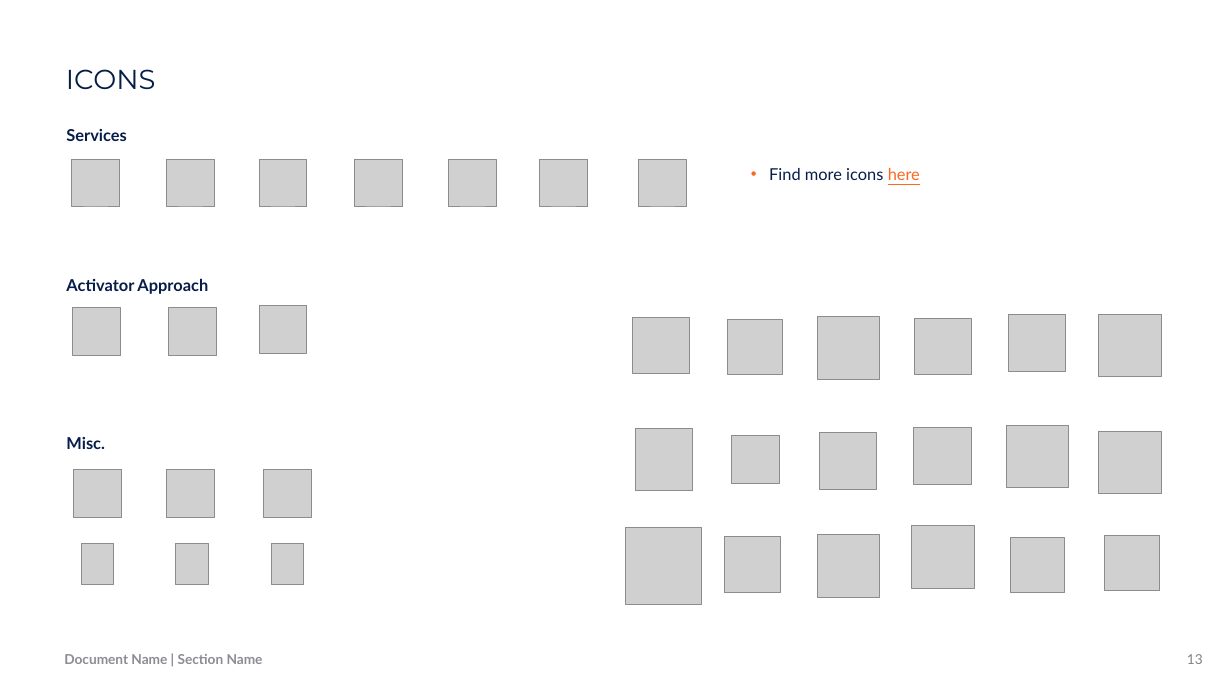
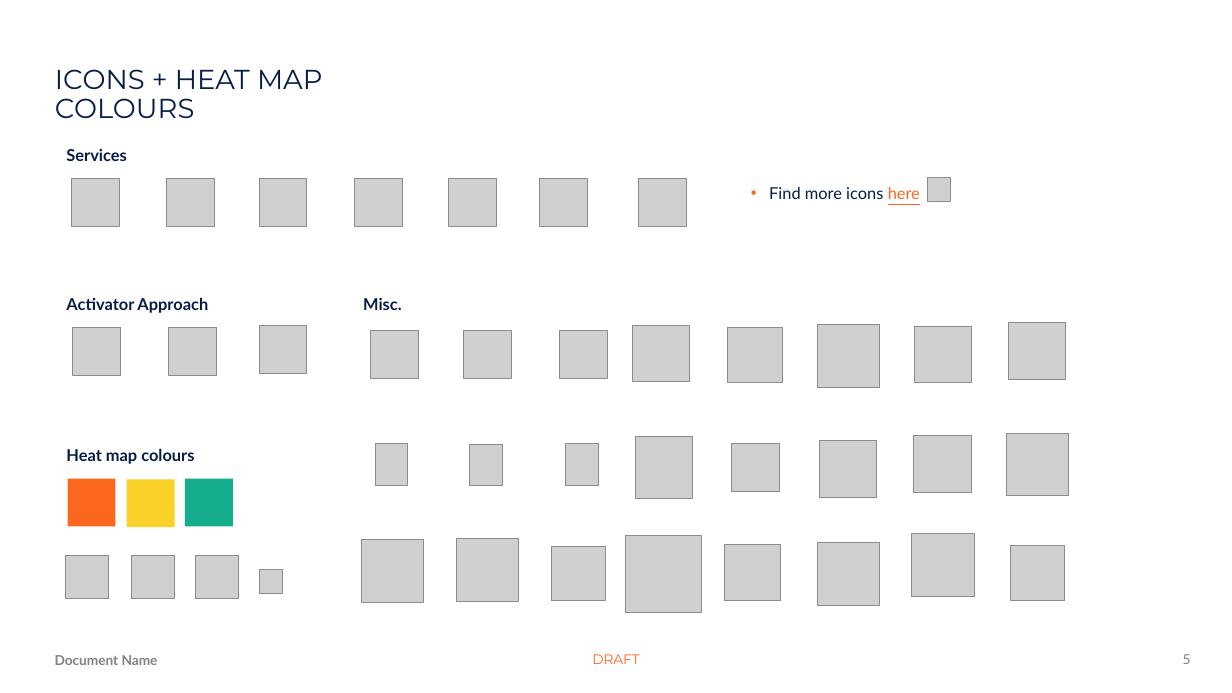
Before and after one commit to Jamison413/kevmaitland-PoshAnt, a slide deck: slide 5 of Intune-WinApp/OfficeThemes/Blank.potx (slide 13 before the commit). Drawn at 1232x693 pixels with LibreOffice and Linux fonts; fonts in the diff are those of the drawing; grey boxes stand for pictures; background and template pictures are left out. Boxes give left, top, right and bottom in pixels: in the first picture for what was removed or moved away, otherwise in the second. Text is boxed around its words. In the diff, an @@ line names an element or a change of style, - is before the commit and + after.

```diff
--- a/Intune-WinApp/OfficeThemes/Blank.potx
+++ b/Intune-WinApp/OfficeThemes/Blank.potx
@@ text at (55,69,323,118): text changed; text colour #061D48 to #061C49 @@
-ICONS
+ICONS + HEAT MAP COLOURS
@@ picture added at (927,177,951,201) @@
@@ 10 pictures, 3 texts: place and size @@
-10 pictures, 3 texts at (66,129,920,356)
+10 pictures, 3 texts at (66,149,920,376)
@@ 3 pictures, 1 text: place and size @@
-3 pictures, 1 text at (66,437,311,517)
+3 pictures, 1 text at (363,298,608,379)
@@ text added at (66,448,194,464), 12 pt, text #061C49, bold @@
+Heat map colours
@@ 3 pictures: place and size @@
-3 pictures at (81,543,304,584)
+3 pictures at (376,444,598,486)
@@ rectangle added at (68,479,116,527), fill #FC671F @@
@@ rectangle added at (127,479,175,527), fill #F9D128 @@
@@ rectangle added at (185,479,234,527), fill #15AE8D @@
@@ picture: place and size @@
-picture at (1099,431,1161,493)
+picture at (456,539,518,601)
@@ 15 pictures: place and size @@
-15 pictures at (626,315,1068,604)
+15 pictures at (626,323,1068,612)
@@ picture added at (66,555,109,598) @@
@@ picture added at (131,555,174,598) @@
@@ picture added at (196,555,240,598) @@
@@ picture: place and size @@
-picture at (1099,314,1161,376)
+picture at (362,540,424,602)
@@ picture: place and size @@
-picture at (1105,536,1159,590)
+picture at (552,546,606,600)
@@ picture added at (259,570,283,593) @@
@@ text added at (55,655,158,665), 10 pt, text #818281, bold @@
+Document Name
@@ text removed at (64,654,263,664) @@
-Document Name | Section Name
@@ text added at (592,654,639,664), 10 pt, text #FC671F @@
+DRAFT
@@ page number at (1183,654,1191,664): text changed @@
-13
+5
```
Also in this commit, not shown: 26 other slides changed, 60 slides added, 38 slides removed, 2 other files.
